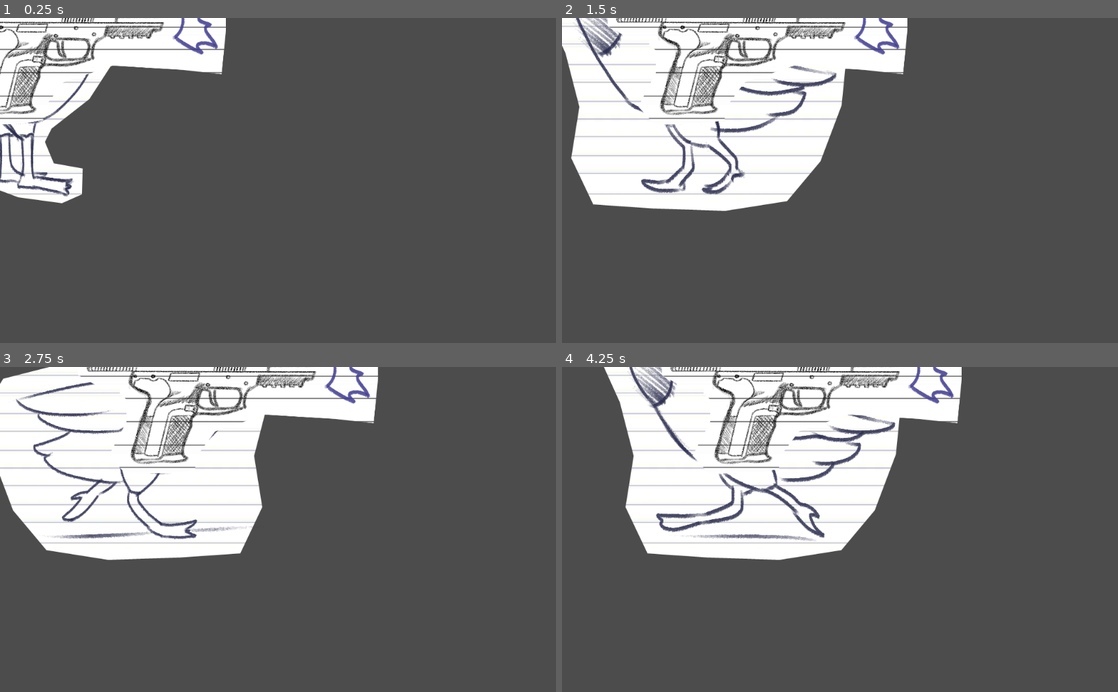
Above: before the commit, frames 1-4 (two rows, left to right).
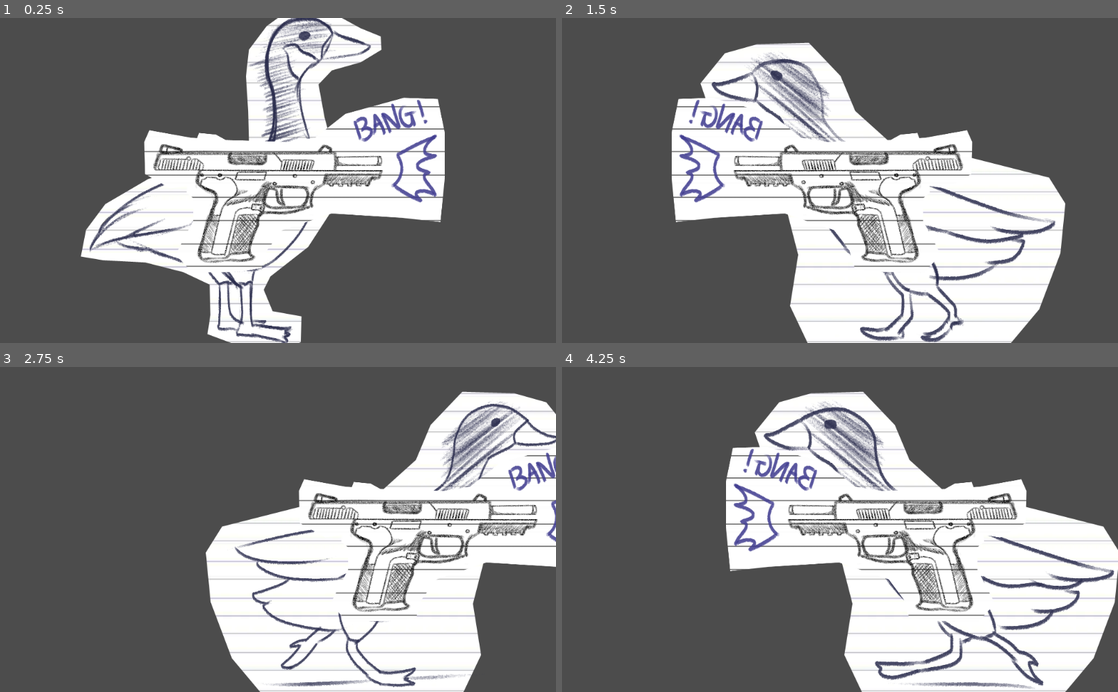
Above: after the commit, the same moments.

Repository: blacheo/Game-Jam-Fall-2022
Game: Godot game, scene res://Player.tscn
The game is run twice, just before and just after one commit, with the same random seed, the same clock (stepped at 60 frames per second) and the same inputs.
Inputs:
- Up to frame 1 (0.25 s): no input
- Up to frame 2 (1.5 s): hold D (move_right) 0.53-1.28 s; tap Space (shoot) at 0.6, 1.35 s; hold A (move_left) from 1.28 s (still down)
- Up to frame 3 (2.75 s): release A (move_left) at 2.03 s; hold D (move_right) from 2.03 s (still down); tap Space (shoot) at 2.1 s
- Up to frame 4 (4.25 s): tap Space (shoot) at 2.85, 3.6 s; release D (move_right) at 3.53 s; hold A (move_left) from 3.53 s (still down)

The runs differ from the first frame. In frame 1, 41% of the frame differs, in the area x 0-80%, y 0-100%; in frame 2, 50%; in frame 3, 64%, in the area x 0-100%, y 0-100%; in frame 4, 50%.

Commit message:
Fixed Gun Position
Gun flips correctly according to player's direction.

Diff:
--- a/Player.gd
+++ b/Player.gd
@@ -37,9 +37,13 @@
 	if Input.is_action_pressed("move_right"):
 		velocity.x += 1
 		$AnimatedSprite.flip_h = false
+		$Gun.flip_h = false
+		$Gun.position.x = $AnimatedSprite.position.x	 + 200
 	if Input.is_action_pressed("move_left"):
 		velocity.x -= 1
 		$AnimatedSprite.flip_h = true
+		$Gun.flip_h = true
+		$Gun.position.x = $AnimatedSprite.position.x	 - 200
 
 
 
--- a/Player.tscn
+++ b/Player.tscn
@@ -46,6 +46,7 @@
 } ]
 
 [node name="Player" type="Area2D"]
+position = Vector2( 403, 273 )
 script = ExtResource( 1 )
 __meta__ = {
 "_edit_group_": true
@@ -54,6 +55,7 @@
 [node name="AnimatedSprite" type="AnimatedSprite" parent="."]
 frames = SubResource( 1 )
 animation = "idle"
+frame = 2
 playing = true
 
 [node name="CollisionPolygon2D" type="CollisionPolygon2D" parent="."]
--- a/project.godot
+++ b/project.godot
@@ -14,12 +14,41 @@
 run/main_scene="res://Player.tscn"
 config/icon="res://icon.png"
 
+[display]
+
+window/size/fullscreen=true
+
 [gui]
 
 common/drop_mouse_on_gui_input_disabled=true
 
 [input]
 
+ui_left={
+"deadzone": 0.5,
+"events": [ Object(InputEventKey,"resource_local_to_scene":false,"resource_name":"","device":0,"alt":false,"shift":false,"control":false,"meta":false,"command":false,"pressed":false,"scancode":65,"physical_scancode":0,"unicode":0,"echo":false,"script":null)
+, Object(InputEventJoypadButton,"resource_local_to_scene":false,"resource_name":"","device":0,"button_index":14,"pressure":0.0,"pressed":false,"script":null)
+ ]
+}
+ui_right={
+"deadzone": 0.5,
+"events": [ Object(InputEventKey,"resource_local_to_scene":false,"resource_name":"","device":0,"alt":false,"shift":false,"control":false,"meta":false,"command":false,"pressed":false,"scancode":68,"physical_scancode":0,"unicode":0,"echo":false,"script":null)
+, Object(InputEventJoypadButton,"resource_local_to_scene":false,"resource_name":"","device":0,"button_index":15,"pressure":0.0,"pressed":false,"script":null)
+ ]
+}
+ui_up={
+"deadzone": 0.5,
+"events": [ Object(InputEventKey,"resource_local_to_scene":false,"resource_name":"","device":0,"alt":false,"shift":false,"control":false,"meta":false,"command":false,"pressed":false,"scancode":87,"physical_scancode":0,"unicode":0,"echo":false,"script":null)
+, Object(InputEventJoypadButton,"resource_local_to_scene":false,"resource_name":"","device":0,"button_index":12,"pressure":0.0,"pressed":false,"script":null)
+, Object(InputEventKey,"resource_local_to_scene":false,"resource_name":"","device":0,"alt":false,"shift":false,"control":false,"meta":false,"command":false,"pressed":false,"scancode":0,"physical_scancode":87,"unicode":0,"echo":false,"script":null)
+ ]
+}
+ui_down={
+"deadzone": 0.5,
+"events": [ Object(InputEventKey,"resource_local_to_scene":false,"resource_name":"","device":0,"alt":false,"shift":false,"control":false,"meta":false,"command":false,"pressed":false,"scancode":83,"physical_scancode":0,"unicode":0,"echo":false,"script":null)
+, Object(InputEventJoypadButton,"resource_local_to_scene":false,"resource_name":"","device":0,"button_index":13,"pressure":0.0,"pressed":false,"script":null)
+ ]
+}
 move_right={
 "deadzone": 0.5,
 "events": [ Object(InputEventKey,"resource_local_to_scene":false,"resource_name":"","device":0,"alt":false,"shift":false,"control":false,"meta":false,"command":false,"pressed":false,"scancode":68,"physical_scancode":0,"unicode":0,"echo":false,"script":null)
